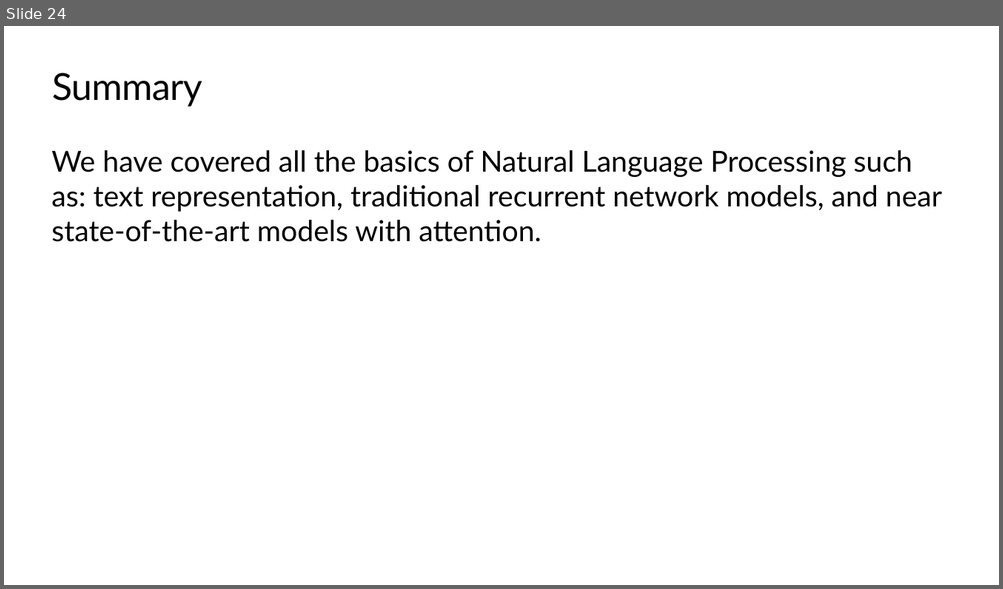
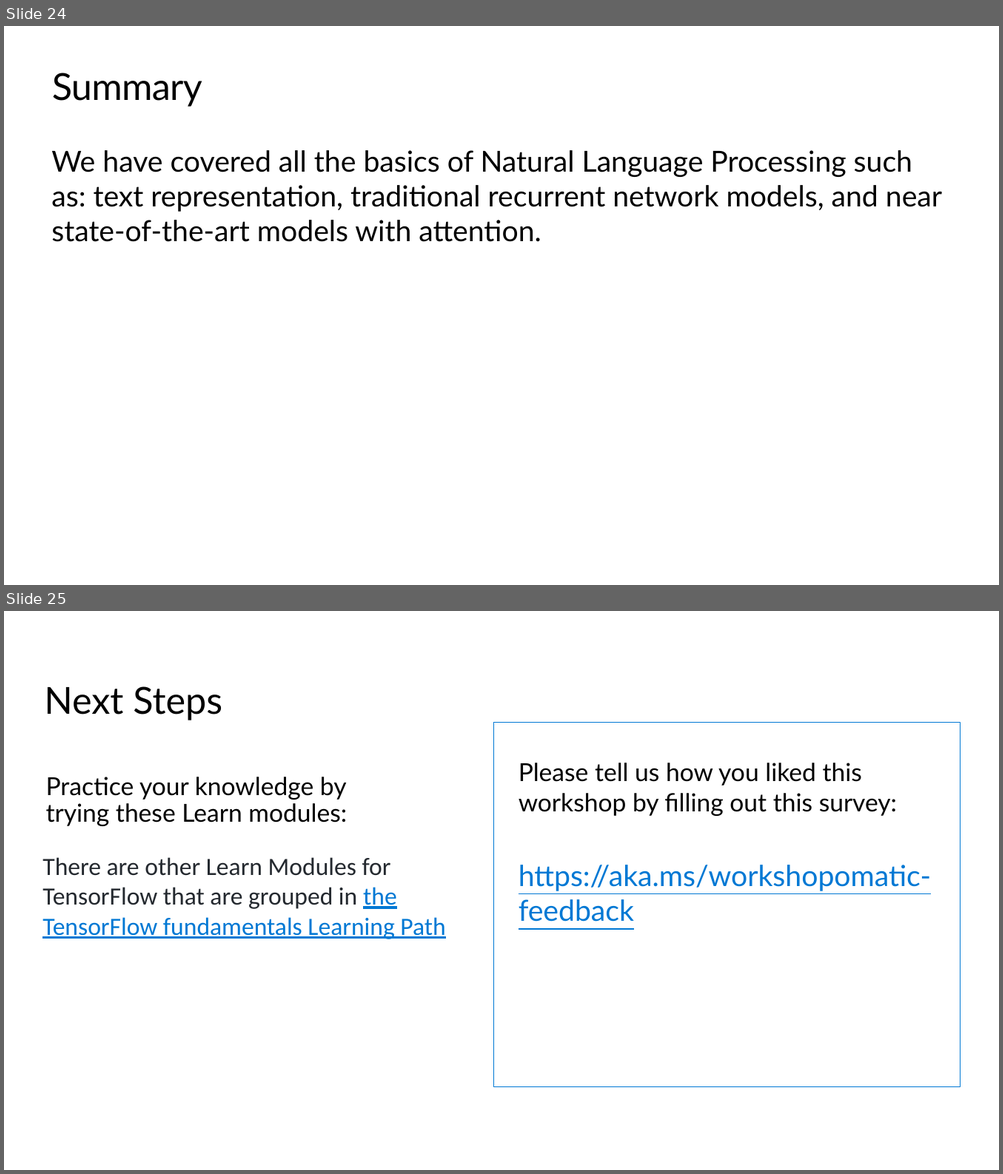
Before and after one commit to microsoft/workshop-library, a slide deck: full/intro-nlp-tensorflow/slides.pptx. Shown one above the other, each under a label of ours: slide 24 before the commit, slides 24 and 25 after it. The pictures are 1003x589 and 1003x1174 pixels, drawn with LibreOffice and Linux fonts; fonts in the diff are those of the drawing; background and template pictures are left out. Boxes give left, top, right and bottom in pixels: in the first picture for what was removed or moved away, otherwise in the second. Text is boxed around its words. In the diff, an @@ line names an element or a change of style, - is before the commit and + after.

```diff
--- a/full/intro-nlp-tensorflow/slides.pptx
+++ b/full/intro-nlp-tensorflow/slides.pptx
@@ slide 25 added at box(4, 611, 999, 1170), background #FFFFFF @@
@@ text added at box(44, 686, 222, 721), 36 pt, text #000000 @@
+Next Steps
@@ rectangle added at box(493, 722, 960, 1087), outline #0078D4 0.75 pt @@
@@ text added at box(518, 763, 930, 922), 24 pt, text #000000 @@
+Please tell us how you liked this workshop by filling out this survey:
+https://aka.ms/workshopomatic-feedback
@@ text added at box(46, 777, 347, 826), 24 pt, text #000000 @@
+Practice your knowledge by trying these Learn modules:
@@ text added at box(42, 857, 445, 940), 24 pt, text #24292F @@
+There are other Learn Modules for TensorFlow that are grouped in the TensorFlow fundamentals Learning Path
```
Also in this commit, not shown: 5 other files.
